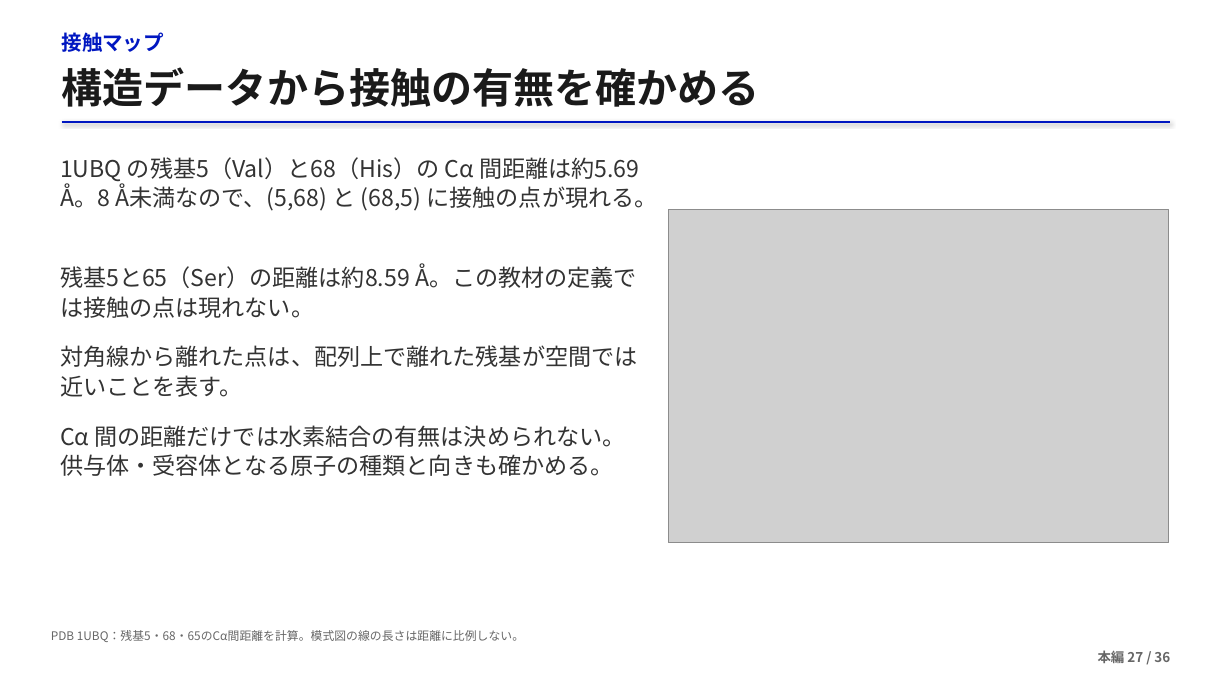
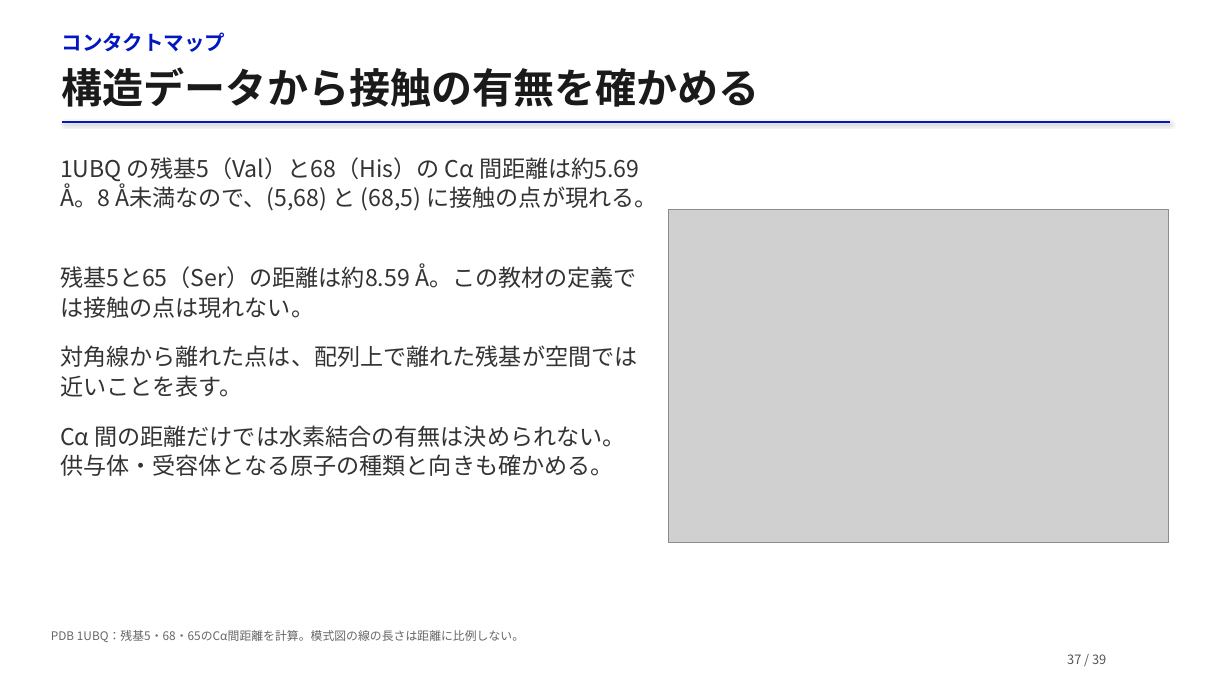
Before and after one commit to matsunagalab/lecture_bioinfo, a slide deck: slide 37 of 03_タンパク質構造の基礎/03_タンパク質構造の基礎.pptx (slide 27 before the commit). Drawn at 1232x693 pixels with LibreOffice and Linux fonts; fonts in the diff are those of the drawing; grey boxes stand for pictures. Boxes give left, top, right and bottom in pixels: in the first picture for what was removed or moved away, otherwise in the second. Text is boxed around its words. In the diff, an @@ line names an element or a change of style, - is before the commit and + after.

```diff
--- a/03_タンパク質構造の基礎/03_タンパク質構造の基礎.pptx
+++ b/03_タンパク質構造の基礎/03_タンパク質構造の基礎.pptx
@@ text at (62, 32, 226, 52): text changed @@
-接触マップ
+コンタクトマップ
@@ text added at (1067, 654, 1106, 664), 10 pt, text #555555 @@
+37 / 39
@@ text removed at (1098, 650, 1170, 663) @@
-本編 27 / 36
```
Also in this commit, not shown: 23 other slides changed, 17 slides added, 14 slides removed, 2 other files.
